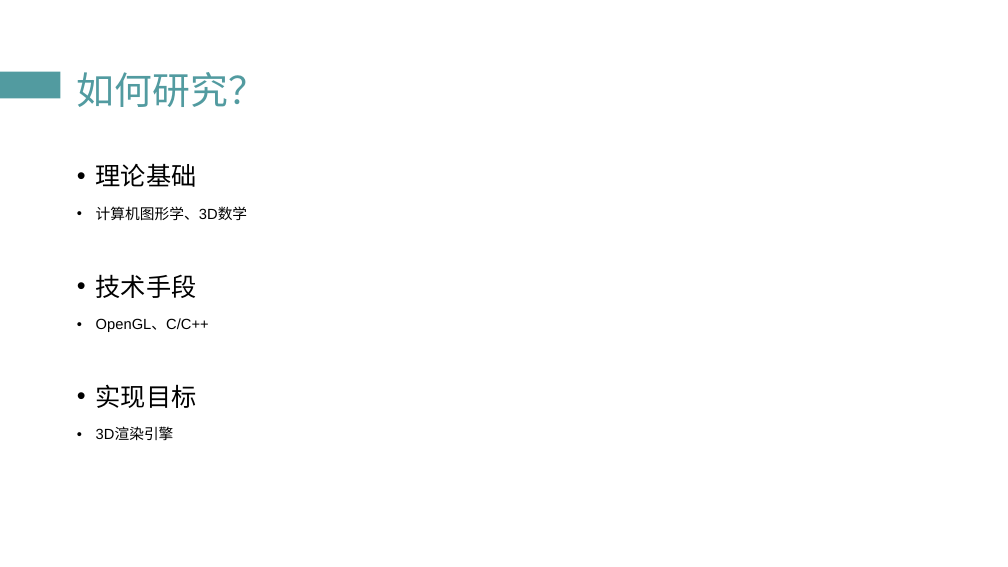
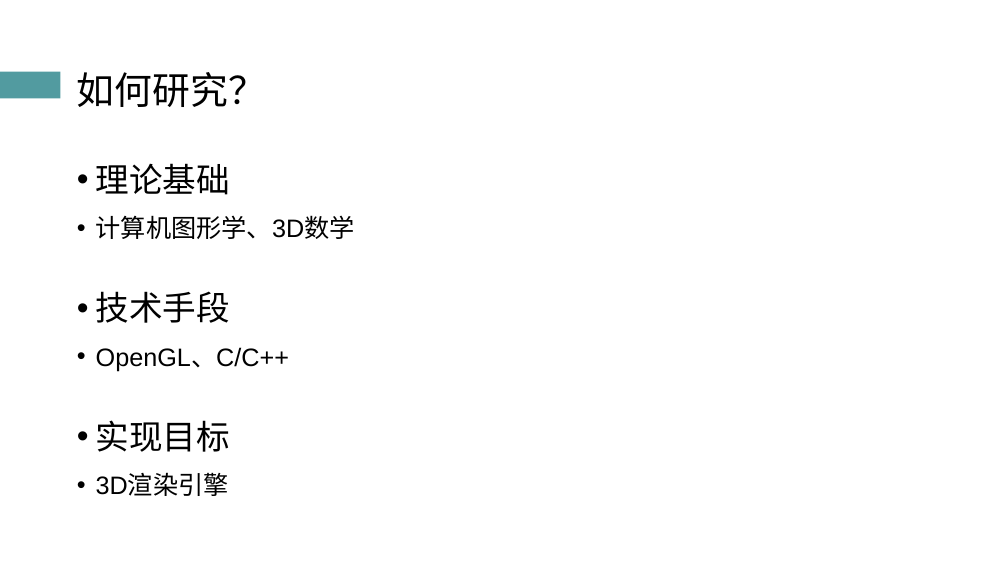
Before and after one commit to atom-chen/Main, a slide deck: slide 7 of OpenGL/答辩PPT.pptx (slide 6 before the commit). Drawn at 1008x567 pixels with LibreOffice and Linux fonts; fonts in the diff are those of the drawing. Boxes give left, top, right and bottom in pixels: in the first picture for what was removed or moved away, otherwise in the second. Text is boxed around its words. In the diff, an @@ line names an element or a change of style, - is before the commit and + after.

```diff
--- a/OpenGL/答辩PPT.pptx
+++ b/OpenGL/答辩PPT.pptx
@@ title "如何研究？" at (77, 72, 266, 107): text colour #529BA0 to #000000 @@
@@ text "理论基础" at (96, 163, 355, 496): size 24 to 32 pt in "理论基础", "技术手段", "实现目标"; size 14 to 24 pt in "计算机图形学、3D数学", "OpenGL、C/C++", "3D渲染引擎"; line spacing 1.2 to 1.1 @@
```
Also in this commit, not shown: 32 other slides changed, 1 slide added, 2 other files.
